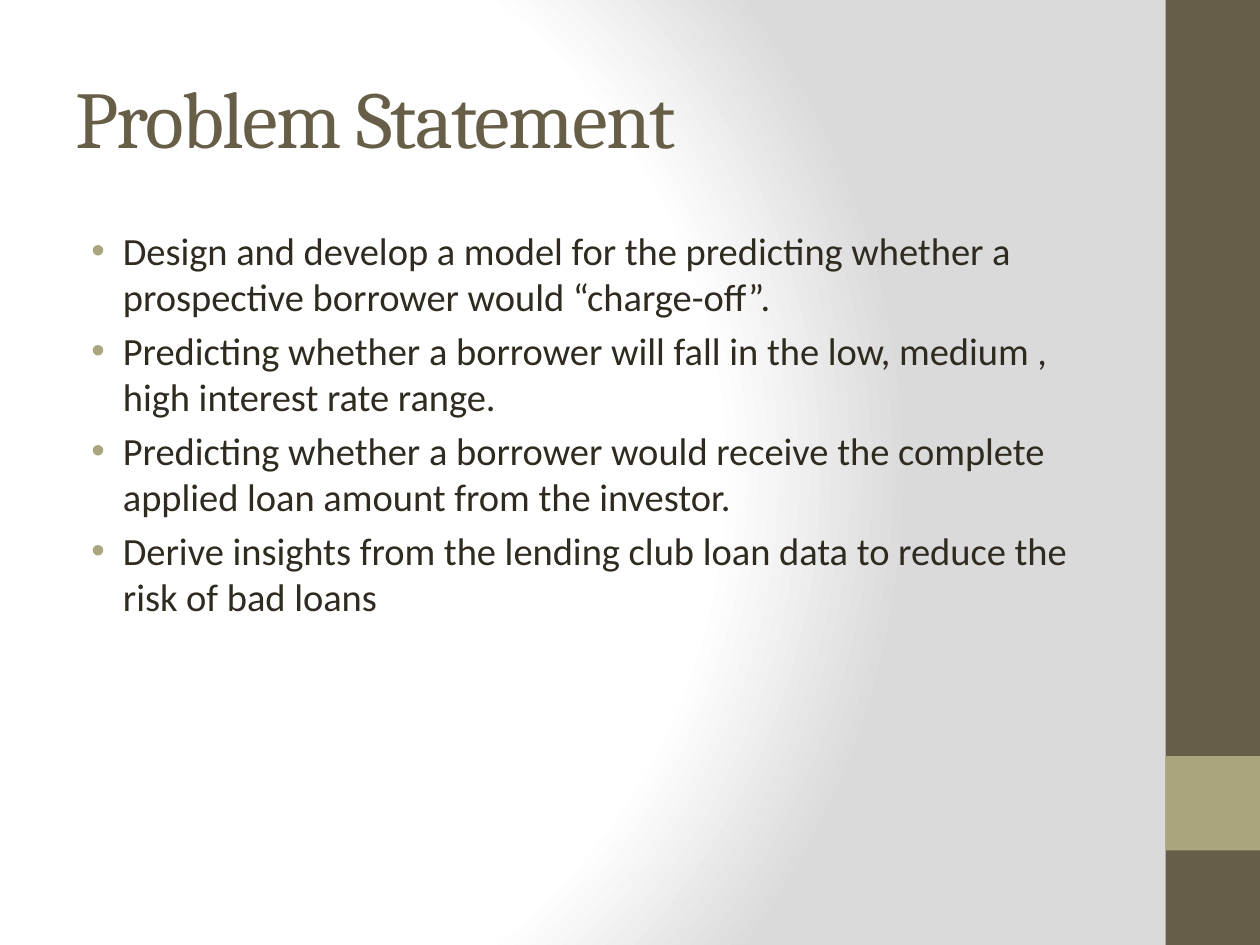
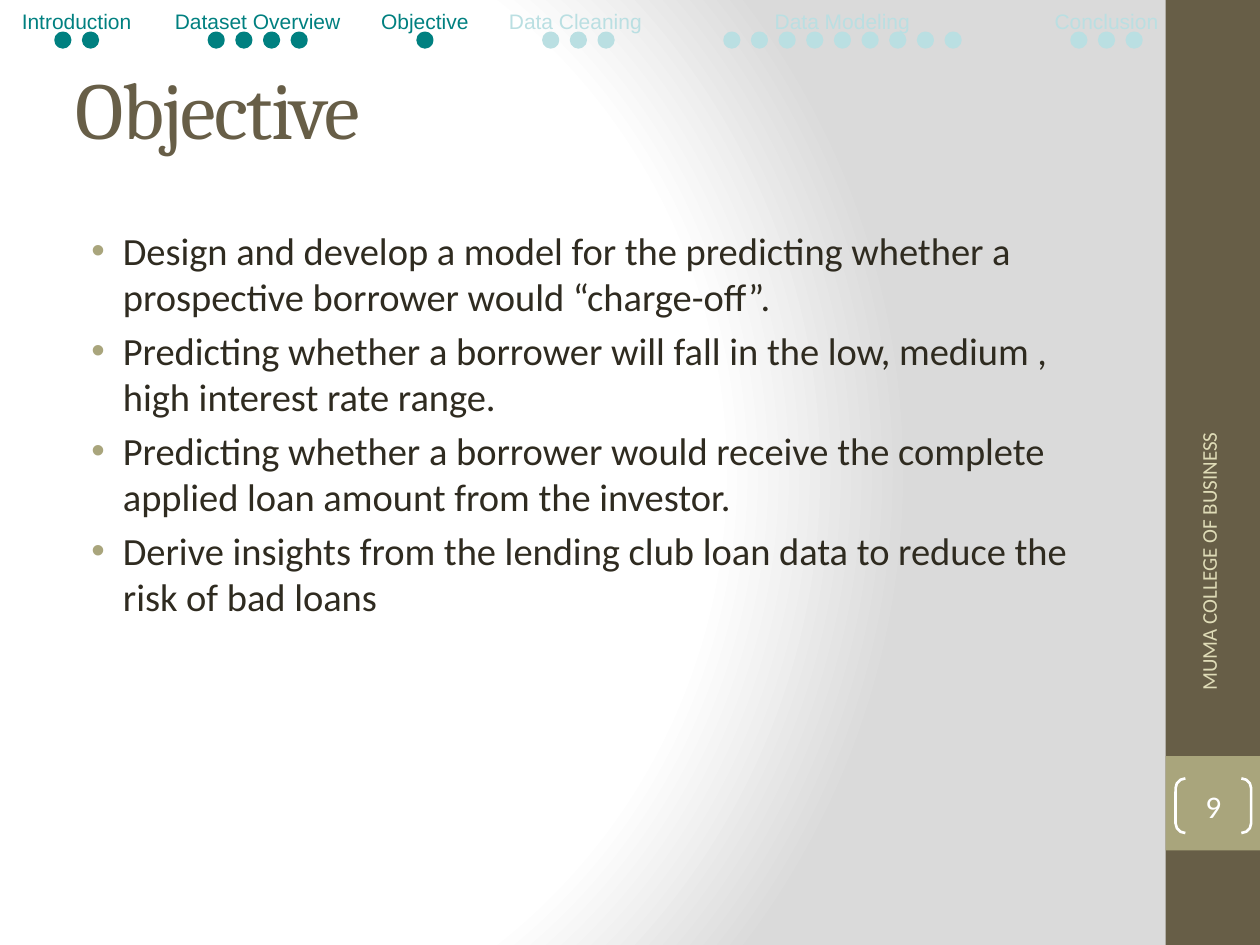
Before and after one commit to bibinjose/Data-Mining-Project, a slide deck: slide 9 of Data Mining-Project_PPT-Peer-to-Peer Lending.pptx (slide 5 before the commit). Drawn at 1260x945 pixels with LibreOffice and Linux fonts; fonts in the diff are those of the drawing. Boxes give left, top, right and bottom in pixels: in the first picture for what was removed or moved away, otherwise in the second. Text is boxed around its words. In the diff, an @@ line names an element or a change of style, - is before the commit and + after.

```diff
--- a/Data Mining-Project_PPT-Peer-to-Peer Lending.pptx
+++ b/Data Mining-Project_PPT-Peer-to-Peer Lending.pptx
@@ group added at <box>22,13,1142,47</box>: 22 ellipses, 4 texts @@
+Introduction
+Dataset Overview
+Objective
+Data Cleaning
@@ title at <box>76,83,360,157</box>: text changed @@
-Problem Statement
+Objective
@@ text added at <box>1197,442,1223,688</box>, 12 pt, text #DFDCB7 @@
+MUMA COLLEGE OF BUSINESS
@@ page number added at <box>1176,779,1251,833</box>, outline #FFFFFF 1.5 pt, 18 pt, text #FFFFFF @@
+9
```
Also in this commit, not shown: 11 other slides changed, 12 slides added, 1 slide removed.
